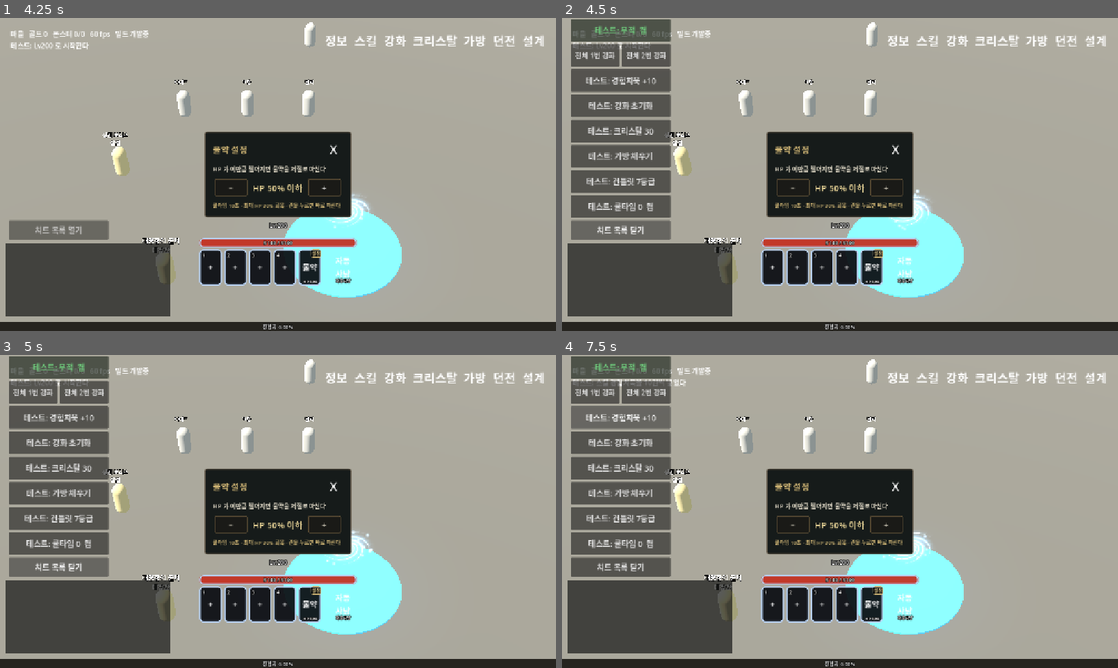
Above: before the commit, frames 1-4 (two rows, left to right).
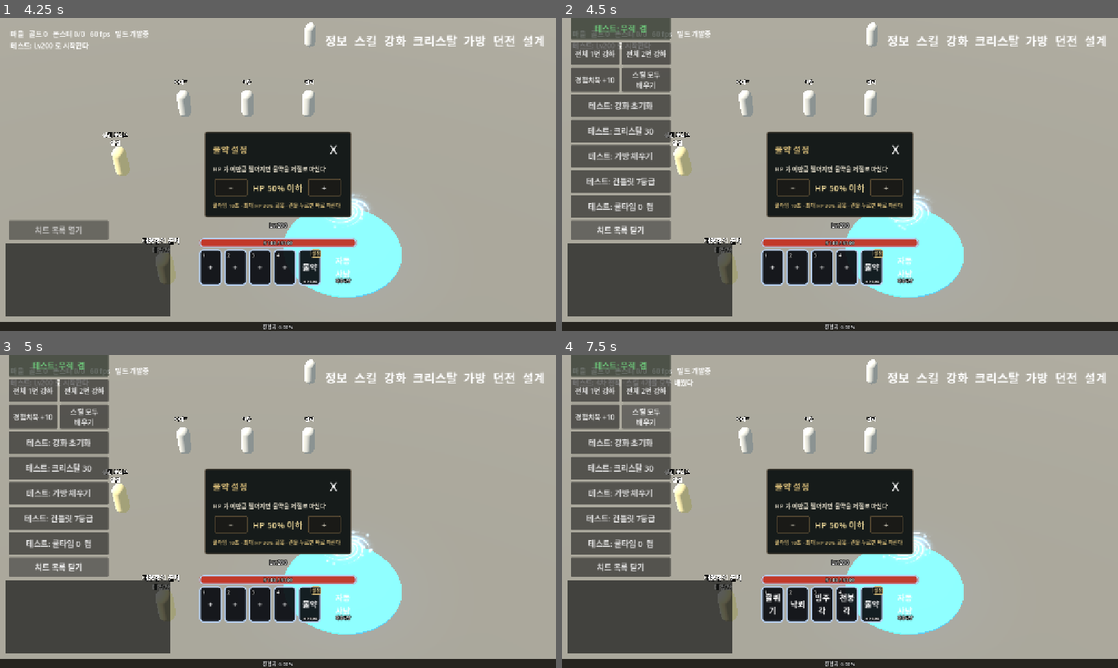
Above: after the commit, the same moments.

Repository: gogoalswo/MMORPG
Game: Godot game, scene res://start.tscn
The game is run twice, just before and just after one commit, with the same random seed, the same clock (stepped at 60 frames per second) and the same inputs.
Inputs (mouse positions are in pixels of both pictures, inside the frame that each line leads up to):
- Up to frame 1 (4.25 s): click (278, 136) at 0.52 s; click (211, 268) at 1.27 s; click "설정" at 2 s; click "−" at 2.75 s; click "+" at 3.5 s
- Up to frame 2 (4.5 s): click "치트 목록 열기" at 4.25 s
- Up to frame 3 (5 s): no input
- Up to frame 4 (7.5 s): click "테스트: 무적 켬" at 5 s; click "테스트: 무적 끔" at 5.75 s; click (595, 417) at 6.5 s, where only the run after the commit has a clickable "경험치북 +10"; click (645, 417) at 7.25 s, where only the run after the commit has a clickable "스킬 모두 배우기"

Frame 1 is identical in both runs. In frame 2, 1.1% of the frame differs, in the area x 1-20%, y 0-24%; in frame 3, 1.1%; in frame 4, 1.5%, in the area x 1-53%, y 0-83%.

Commit message:
치트 "스킬 모두 배우기" — 전직도 끝까지 올린다
전직 잠금 때문에 배우기만 하면 낙뢰·빙주각·천붕각이 안 나가서 전직을 4차까지
올리고 그 직업 스킬을 전부 배워 액션바 빈 칸에 올린다. 치트 목록이 이미 화면
위로 넘쳐 있어 새 줄 대신 경험치북 단추와 한 줄에 반씩 놓았다.

Co-Authored-By: Claude Opus 5.5 <noreply@anthropic.com>
Claude-Session: https://claude.ai/code/session_01QVeDFpvDfAmh1Rhg5XwTZ1

Diff:
--- a/godot/game/game.gd
+++ b/godot/game/game.gd
@@ -3029,9 +3029,16 @@
 	column.add_child(reset)
 	column.move_child(reset, 0)
 	# 경험치북 — 종류마다 10권 (던전 드랍 전까지 얻을 길이 이것뿐이다, 사용자 선택)
-	var books := _test_button("테스트: 경험치북 +10", 230, 18, &"debugBooks", {})
-	column.add_child(books)
-	column.move_child(books, 0)
+	# 스킬 모두 배우기 — 전직도 끝까지 올린다 (2026-09-26 요청, `World.debug_learn_all`).
+	# 목록이 이미 화면 위로 넘치므로 **줄을 늘리지 않고** 경험치북과 한 줄에 반씩 놓는다
+	var book_row := HBoxContainer.new()
+	book_row.add_theme_constant_override("separation", 6)
+	book_row.add_child(_test_button("경험치북 +10", 112, 16, &"debugBooks", {}))
+	var learn_all := _test_button("스킬 모두\n배우기", 112, 16, &"debugLearnAll", {})
+	learn_all.name = "learnAll"
+	book_row.add_child(learn_all)
+	column.add_child(book_row)
+	column.move_child(book_row, 0)
 	var upgrade_row := HBoxContainer.new()
 	upgrade_row.add_theme_constant_override("separation", 6)
 	for slot in 2:
--- a/godot/net/local_transport.gd
+++ b/godot/net/local_transport.gd
@@ -90,6 +90,8 @@
 			)
 		&"debugBooks":
 			_world.debug_books(MY_ID)
+		&"debugLearnAll":
+			_world.debug_learn_all(MY_ID)
 		&"debugUpgradeAll":
 			_world.debug_upgrade_all(MY_ID, int(payload.get("slot", 0)))
 		&"debugResetUpgrades":
--- a/godot/tests/job_advance_test.gd
+++ b/godot/tests/job_advance_test.gd
@@ -143,6 +143,43 @@
 		_fail("NPC 에게서 먼데 시험으로 갔다")
 
 
+## 치트 "스킬 모두 배우기" — 전직을 끝까지 올리고 그 직업 스킬을 다 배워 액션바에 올린다
+func _case_learn_all(game: Node3D) -> void:
+	var cheat: Button = game._cheat_column.find_child("learnAll", true, false)
+	if cheat == null:
+		_fail("치트 목록에 '스킬 모두 배우기' 단추가 없다")
+		return
+	# 단추가 늘면 목록이 위로 자란다 — 펼쳤을 때 맨 위 단추가 화면 안이어야 누를 수 있다
+	game._set_cheats_open(true)
+	await process_frame
+	var rect := cheat.get_global_rect()
+	if rect.position.y < 0.0 or rect.end.y > 720.0:
+		_fail("'스킬 모두 배우기' 단추가 화면 밖이다 (%s)" % rect)
+	if game._cheat_column.size.x > 240.0:
+		_fail("치트 목록이 넓어졌다 (%.0f)" % game._cheat_column.size.x)
+	var me: Dictionary = game._transport._world._players[game._transport.my_id()]
+	me.job_tier = 0
+	me.skills = []
+	me.skill_bar = []
+	cheat.pressed.emit()
+	await process_frame
+	var all := Skills.for_job(str(me.job))
+	if int(me.job_tier) != Skills.job_advances().size():
+		_fail("전직이 끝까지 안 올랐다 (%d차)" % int(me.job_tier))
+	for id in all:
+		if not (str(id) in me.skills):
+			_fail("%s 을(를) 안 배웠다" % id)
+	if me.skill_bar.size() != mini(all.size(), 4):
+		_fail("액션바가 %d칸" % me.skill_bar.size())
+	# 배운 낙뢰가 실제로 나간다
+	me.cast_until = 0
+	me.skill_ready_at = {}
+	game._transport._world.cast(game._transport.my_id(), "thunder_fall")
+	if int(me.skill_ready_at.get("thunder_fall", 0)) == 0:
+		_fail("모두 배운 뒤에도 낙뢰가 안 나간다")
+	print("  치트: %d차 전직 · 스킬 %d개 · 액션바 %s" % [int(me.job_tier), me.skills.size(), str(me.skill_bar)])
+
+
 ## 전직 단계는 저장에 남는다
 func _case_save() -> void:
 	var w := _village(70)
@@ -189,6 +226,8 @@
 		else:
 			print("  창: '%s' → 누르니 %s" % [button.text, zone])
 
+	await _case_learn_all(game)
+
 	Save.clear()
 	if _failed == 0:
 		print("전직: 전부 통과")
--- a/godot/world/world.gd
+++ b/godot/world/world.gd
@@ -1571,6 +1571,28 @@
 	_notice("테스트: 스킬 경험치북을 10권씩 넣었다")
 
 
+## **테스트: 스킬 모두 배우기** (2026-09-26 요청). 전직 스킬은 전직해야 쓰므로(job-advance.md)
+## **전직 단계도 끝까지 올린다** — 배우기만 하면 낙뢰·빙주각·천붕각이 안 나간다.
+## 레벨·포인트는 안 본다(치트다). 액션바 빈 칸은 배운 순서대로 채운다 — 4칸이 차 있으면 그대로
+func debug_learn_all(player_id: String) -> void:
+	var player: Dictionary = _players.get(player_id, {})
+	if player.is_empty():
+		return
+	player.job_tier = Skills.job_advances().size()
+	for id in Skills.for_job(str(player.job)):
+		if not (str(id) in player.skills):
+			player.skills.append(str(id))
+	var size := int(GameData.combat().get("skillBarSize", 4))
+	for id in player.skills:
+		if player.skill_bar.size() >= size:
+			break
+		if not (id in player.skill_bar):
+			player.skill_bar.append(id)
+	_events.append({"type": "skills", "learned": player.skills.duplicate()})
+	_events.append({"type": "skillBar", "bar": player.skill_bar.duplicate()})
+	_notice("테스트: %d차 전직 · 스킬 %d개를 모두 배웠다" % [int(player.job_tier), player.skills.size()])
+
+
 ## 강화를 붙이고, 그 강화에 쌓이던 경험치를 지운다 (붙은 뒤에는 더 못 넣는다)
 func _add_upgrade(player: Dictionary, skill_id: String, upgrade_id: String) -> void:
 	var have: Array = player.skill_upgrades.get_or_add(skill_id, [])
Not shown, changed: docs/features/job-advance.md
Not shown, changed: docs/features/play-mode.md
